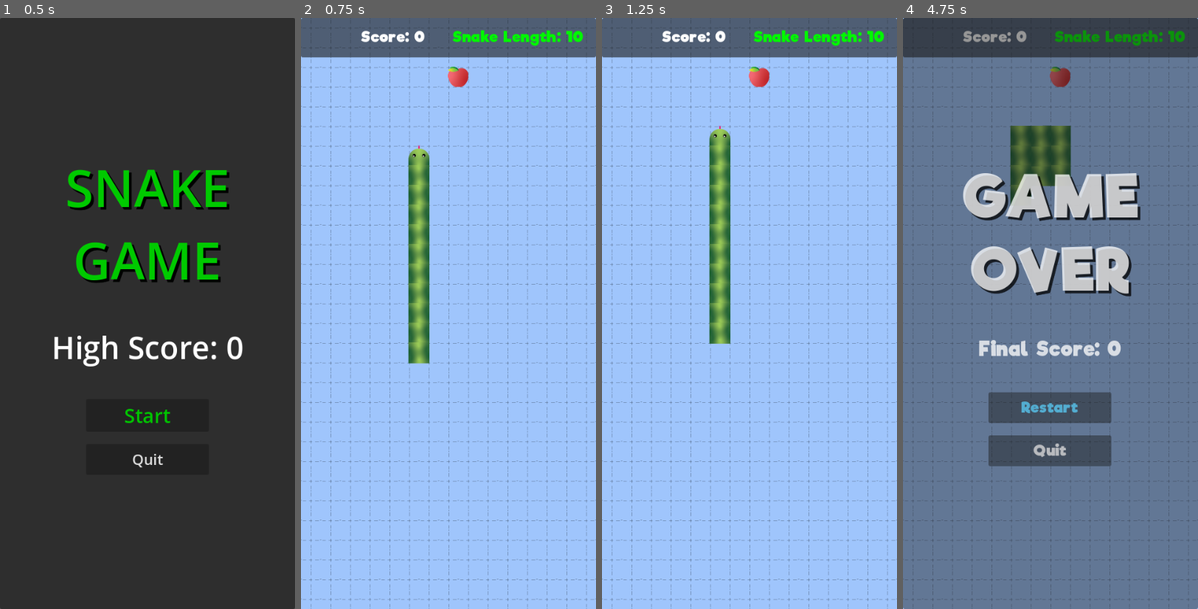
Above: before the commit, frames 1-4 (left to right).
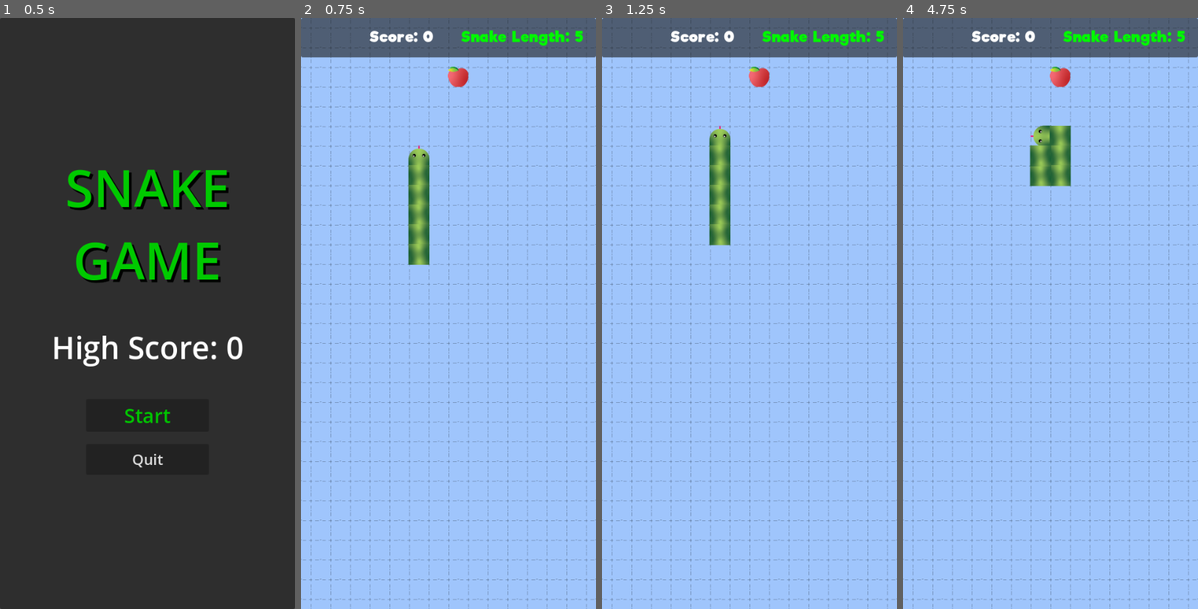
Above: after the commit, the same moments.

Repository: house-of-the-badger/ekanS
Game: Godot game, scene res://menus/start_screen.tscn
Two runs of this game, one before a commit and one after it. Both use one fixed random seed, a clock stepped at 60 frames per second and the inputs below.
Inputs:
- Up to frame 1 (0.5 s): no input
- Up to frame 2 (0.75 s): click "Start" at 0.5 s
- Up to frame 3 (1.25 s): no input
- Up to frame 4 (4.75 s): hold Right (ui_right) 1.28-2.03 s; tap Enter at 2 s; hold Down (ui_down) 2.03-2.78 s; hold Right (ui_right) 2.78-3.53 s; tap Space at 3.5 s; hold Up (ui_up) 3.53-4.28 s; hold Left (ui_left) from 4.28 s (still down)

Frame 1 is identical in both runs. In frame 2, 2.0% of the frame differs, in the area x 20-96%, y 2-59%; in frame 3, 2.0%; in frame 4, 100%, in the area x 0-100%, y 0-100%.

Commit message:
fixes snake length counter

Diff:
--- a/autoloads/global.gd
+++ b/autoloads/global.gd
@@ -12,4 +12,3 @@
 
 func _ready():
 	save_data = SaveData.load_or_create()
-	print(Levels.Database[current_level])
--- a/data/levels.gd
+++ b/data/levels.gd
@@ -3,7 +3,7 @@
 const Database = {
 	"level1": {
 		"speed": 2000,
-		"starting_length": 10,
+		"starting_length": 5,
 		"has_prunes": false,
 	},
 	"level2": {
--- a/gameplay/head.gd
+++ b/gameplay/head.gd
@@ -14,7 +14,6 @@
 	elif area.is_in_group("prune"):
 		prune_eaten.emit()
 		area.call_deferred("queue_free")
-		print("prune eaten")
 	else:
 		#collided with something that isn't food
 		collided_with_tail.emit()
--- a/gameplay/spawner.gd
+++ b/gameplay/spawner.gd
@@ -42,6 +42,7 @@
 	# 2 what we are spawning (instantiating)
 	var prune = prune_scene.instantiate()
 	prune.position = spawn_point
+	prune.prune_spawned_on_poop.connect(prevents_spawn_prune)
 	get_parent().add_child(prune)
 
 func spawn_tail(pos:Vector2):
@@ -53,17 +54,17 @@
 		get_parent().add_child(tail)
 		tail_added.emit(tail)
 
+func despawn_last_node_in_group(group_name):
+	var nodes_in_group = get_tree().get_nodes_in_group(group_name)
+	if nodes_in_group.size() > 0:
+		nodes_in_group.back().queue_free()
+
 func prevents_spawn_food():
-	var despawned_food = []
-	for node in get_tree().get_nodes_in_group("food"):
-		despawned_food.append(node)
-	if despawned_food.back():
-		despawned_food.back().queue_free()
+	print("tried to spawn food")
+	despawn_last_node_in_group("food")
 	spawn_food()
 
-	for node in get_tree().get_nodes_in_group("prune"):
-		despawned_food.append(node)
-	if despawned_food.back():
-		despawned_food.back().queue_free()
-	if (Global.current_level != "level1"):
-		spawn_prune()
+func prevents_spawn_prune():
+	print("tried to spawn prune")
+	despawn_last_node_in_group("prune")
+	spawn_prune()
--- a/menus/hud.gd
+++ b/menus/hud.gd
@@ -3,7 +3,7 @@
 @onready var score: Label = %Score
 @onready var snake_length: Label = %SnakeLength
 
-var new_snake_length = Global.starting_snake_length
+@export var new_snake_length:int = Levels.Database[Global.current_level].starting_length
 
 func _ready():
 	snake_length.text = "Snake Length: " + str(new_snake_length)
@@ -15,4 +15,3 @@
 func _on_gameplay_decrease_snake_length():
 	new_snake_length -= 1
 	snake_length.text = "Snake Length: " + str(new_snake_length)
-	print(new_snake_length)
